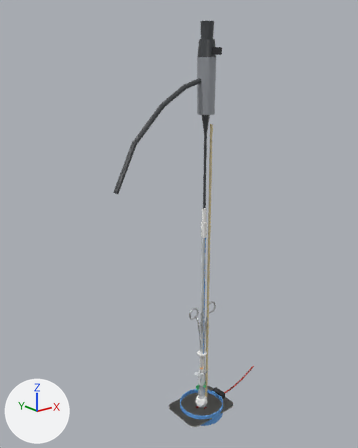
A saved change to the glTF model src/web/assets/instruments.glb.
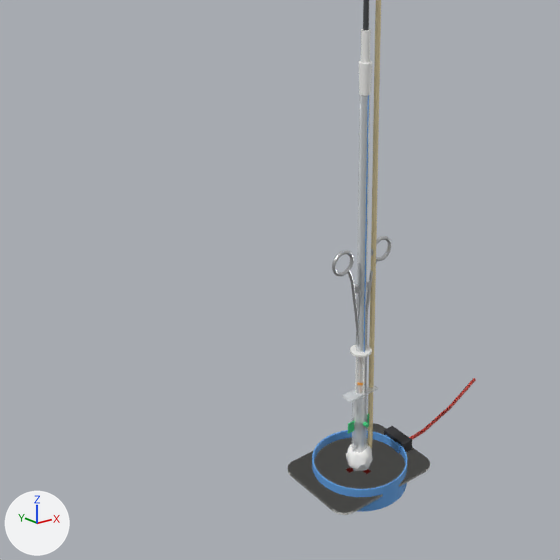
Each version appears first whole from a 50 mm camera at (-0.625, -0.702, 0.721) aimed at (-0.04, 0.03, 0.428), and next in a close-up on the part from 11% to 82% of the width and 43% to 100% of the height. Arrows for +X, +Y and +Z are at lower left; the lights stay in place. The last two pictures show the newer version.

The first close-up shows 'bougie', 'chestDrain', 'defibPadRight', 'forcepsGauze', 'syringe', 'tourniquet' and 4 more.
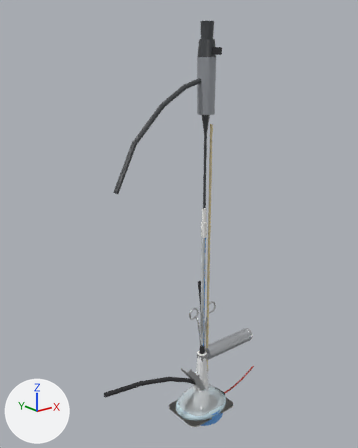
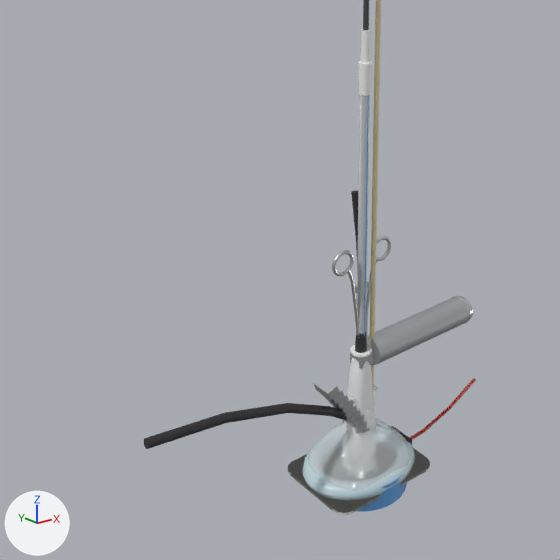
Where the change shows, as pixel boxes (x1, y1, x2, y2) in the close-ups (560 x 560 px):
'faceMask', added: after (302, 409, 415, 501)
    faces in mat_clear_plastic (white #f3f9fc): (307, 418, 411, 491)
    faces in mat_mask_cushion (pale blue #cee7ef): (302, 438, 415, 501)
'laryngoscope', added: after (313, 296, 473, 434)
    faces in mat_knurl (light grey #ced1d6): (367, 297, 469, 365)
    faces in mat_steel (white #e5e6e7): (313, 382, 370, 434)
    faces in mat_chrome (white #eff0f2): (350, 296, 473, 369)
'stethoscope', added: after (144, 403, 348, 449)
'usProbe', added: after (344, 190, 375, 434)
    faces in mat_probe_shell (white #eff0f1): (344, 358, 375, 434)
    faces in mat_black_rubber (black #2c2c2f): (351, 190, 367, 353)
'defibPadLeft', unchanged, uncovered by the edit: before (289, 473, 353, 515); after (288, 378, 476, 515)

Edits to the bpy script that builds the scene:
```text
Add ob_facemask:
    ob_facemask = bpy.data.objects.new('faceMask', me_facemask)  # 576 vertices, 1076 faces; spans x -0.0621..0.0621, y -0.0485..0.0485, z 0.0..0.074; in mat_mask_cushion (pale blue #cee7ef), mat_clear_plastic (white #f3f9fc), mat_mask_connector (white #f6f6f3)
    ob_facemask.location = (0.0, 0.0, 0.0)
Add ob_laryngoscope:
    ob_laryngoscope = bpy.data.objects.new('laryngoscope', me_laryngoscope)  # 352 vertices, 612 faces; spans x -0.051..0.144, y -0.015..0.015, z 0.0..0.146; in mat_steel (white #e5e6e7), mat_bulb (white #fffced), mat_chrome (white #eff0f2), mat_knurl (light grey #ced1d6)
    ob_laryngoscope.location = (0.0, 0.0, 0.0)
Add ob_usprobe:
    ob_usprobe = bpy.data.objects.new('usProbe', me_usprobe)  # 276 vertices, 588 faces; spans x -0.017..0.018, y -0.013..0.015, z 0.0..0.301; in mat_probe_lens (dark grey #595d61), mat_probe_shell (white #eff0f1), mat_blue_band (blue #61a0e1), mat_black_rubber (black #2c2c2f)
    ob_usprobe.location = (0.0, 0.0, 0.0)
Add ob_stethoscope:
    ob_stethoscope = bpy.data.objects.new('stethoscope', me_stethoscope)  # 559 vertices, 1108 faces; spans x -0.241..0.023, y -0.023..0.023, z 0.0..0.144; in mat_steth_diaphragm (white #e7eaec), mat_steel (white #e5e6e7), mat_black_rubber (black #2c2c2f)
    ob_stethoscope.location = (0.0, 0.0, 0.0)
```
